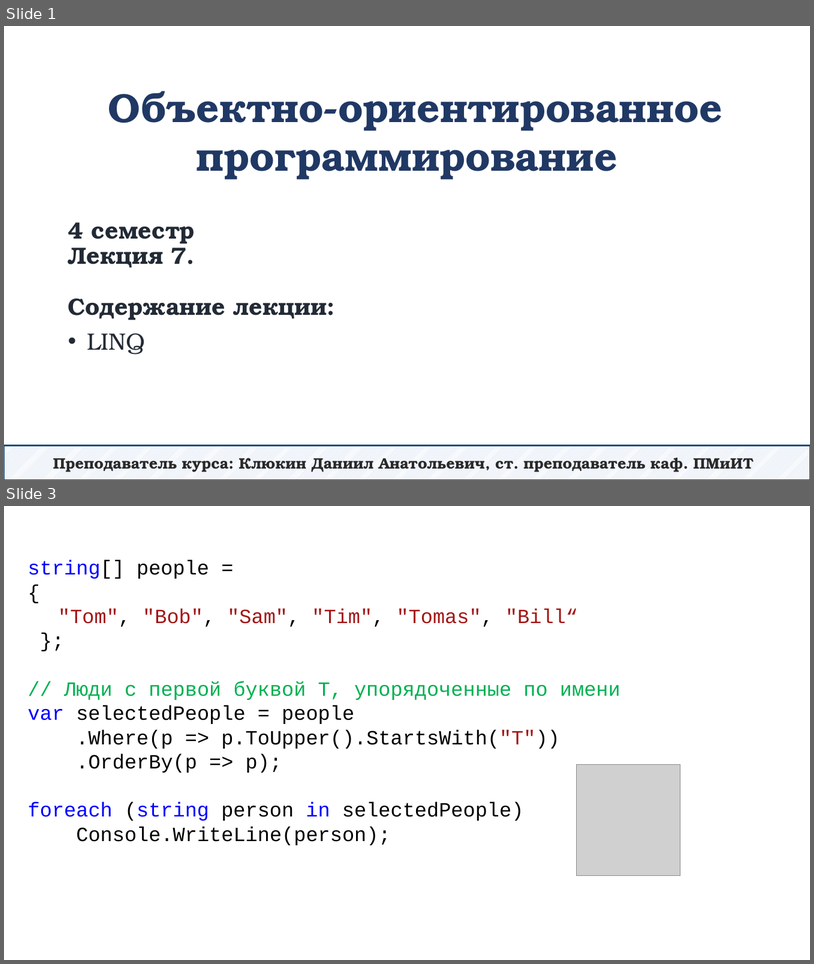
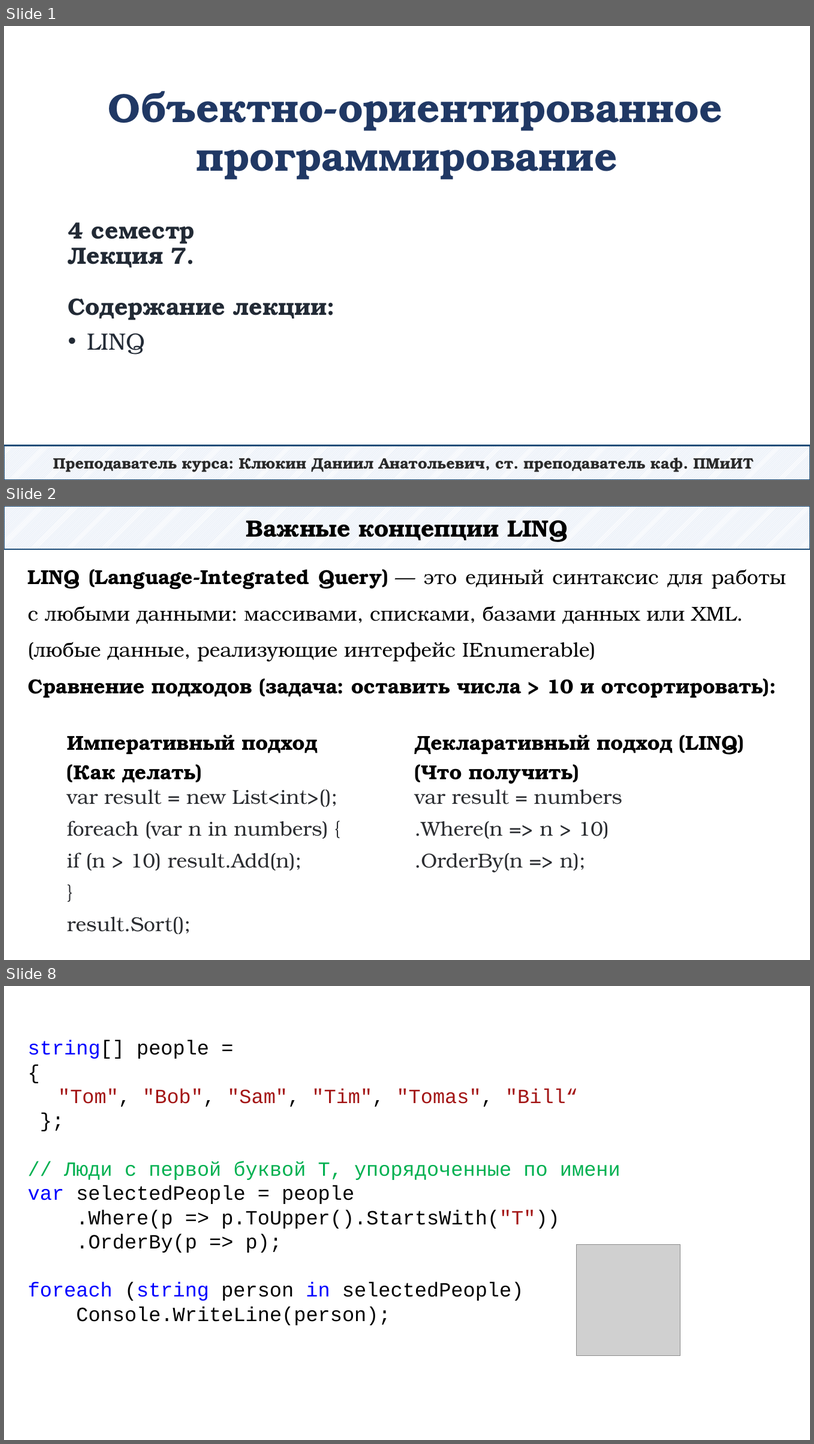
Before and after one commit to DaniilKlyukin/OOP-4, a slide deck: Лекции/ООП 1 лек 7.pptx. Shown one above the other, each under a label of ours: slides 1 and 3 before the commit, slides 1, 2 and 8 after it; the slides between them are not shown. The pictures are 814x964 and 814x1444 pixels, drawn with LibreOffice and Linux fonts; fonts in the diff are those of the drawing; grey boxes stand for pictures. Boxes give left, top, right and bottom in pixels: in the first picture for what was removed or moved away, otherwise in the second. Text is boxed around its words. In the diff, an @@ line names an element or a change of style, - is before the commit and + after.

```diff
--- a/Лекции/ООП 1 лек 7.pptx
+++ b/Лекции/ООП 1 лек 7.pptx
@@ slide 2 added at bbox=[4, 506, 810, 960], background #FFFFFF @@
@@ rectangle added at bbox=[4, 506, 810, 550], fill pattern #B4C7E7 on #FFFFFF, outline #1F4E79 1.25 pt, 28 pt, text #000000, bold @@
+Важные концепции LINQ
@@ text added at bbox=[28, 569, 787, 697], 24 pt, text #000000 @@
+LINQ (Language-Integrated Query) — это единый синтаксис для работы с любыми данными: массивами, списками, базами данных или XML.
+(любые данные, реализующие интерфейс IEnumerable)
+Сравнение подходов (задача: оставить числа > 10 и отсортировать):
@@ table added at bbox=[60, 723, 755, 938], 6 rows, 2 columns @@
+Императивный подход / (Как делать) | Декларативный подход (LINQ) (Что получить)
+var result = new List<int>(); | var result = numbers
+foreach (var n in numbers) { | .Where(n => n > 10)
+if (n > 10) result.Add(n); | .OrderBy(n => n);
+} | 
+result.Sort(); | 
@@ what was slide 3 is now slide 8 @@
```
Also in this commit, not shown: 4 slides changed, 12 other slides added, 2 slides removed.
